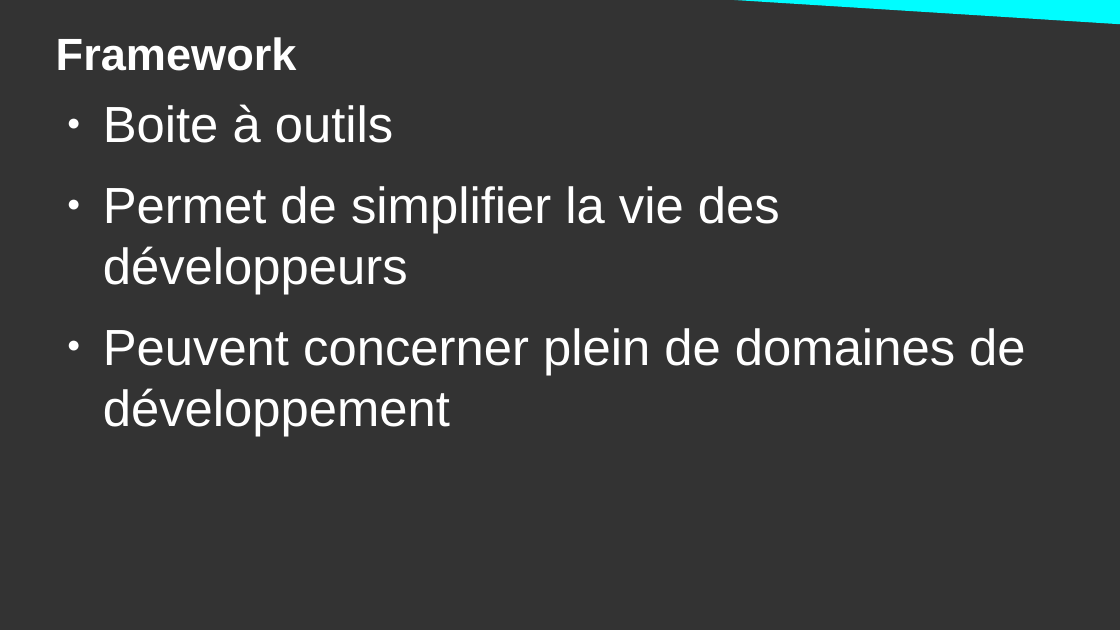
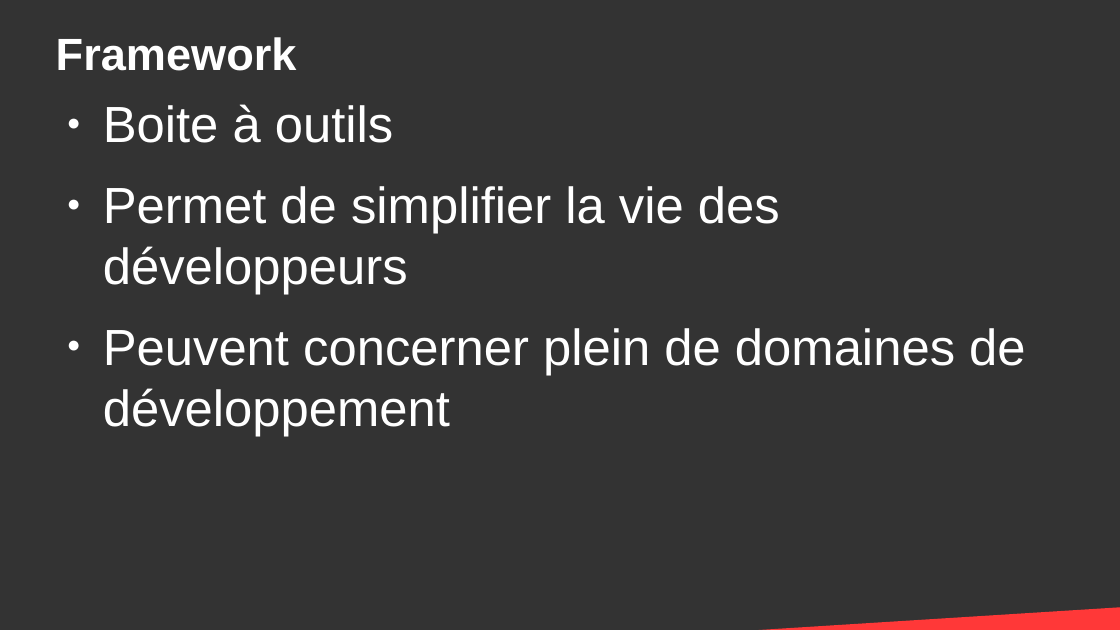
Before and after one commit to DanYellow/cours, a slide deck: slide 7 of integration-web-s2/cours-magistraux/numero-4/presentation.odp (slide 3 before the commit). Drawn at 1120x630 pixels with LibreOffice and Linux fonts; fonts in the diff are those of the drawing. Boxes give left, top, right and bottom in pixels: in the first picture for what was removed or moved away, otherwise in the second. Text is boxed around its words. In the diff, an @@ line names an element or a change of style, - is before the commit and + after.

```diff
--- a/integration-web-s2/cours-magistraux/numero-4/presentation.odp
+++ b/integration-web-s2/cours-magistraux/numero-4/presentation.odp
@@ right triangle removed at (608,0,1120,28) @@
@@ right triangle added at (659,600,1120,630), fill #FF3838 @@
```
Also in this commit, not shown: 2 other slides changed, 6 slides added, 10 slides removed, 46 other files.
